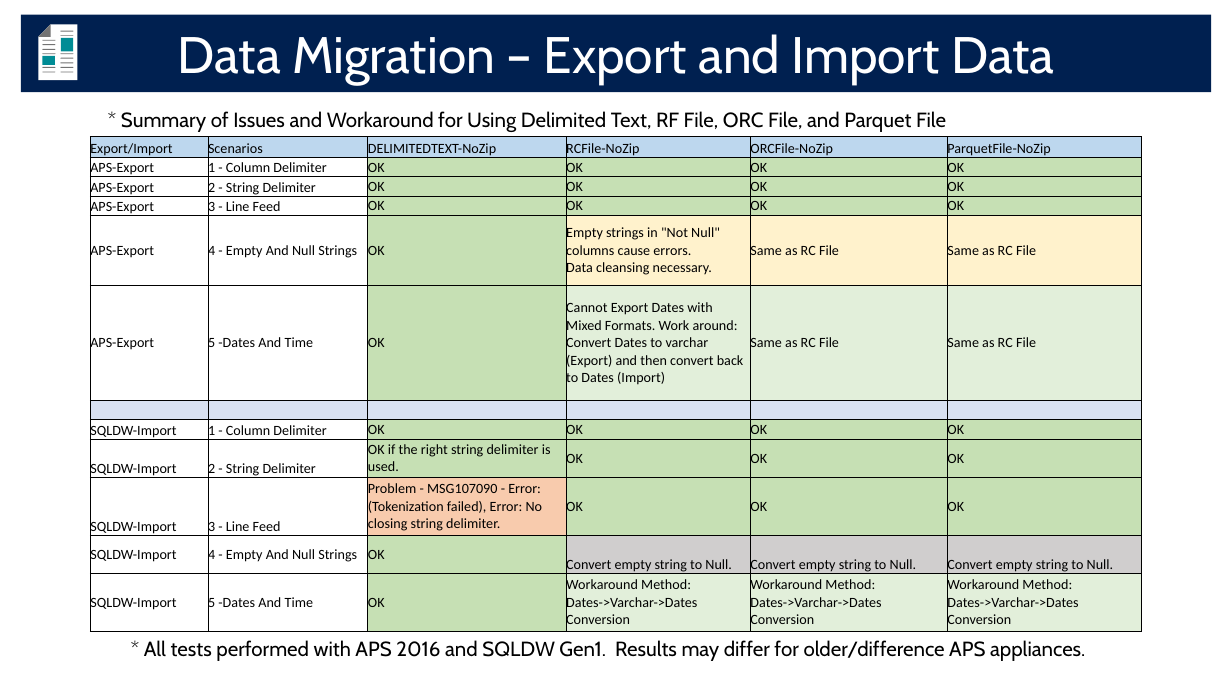
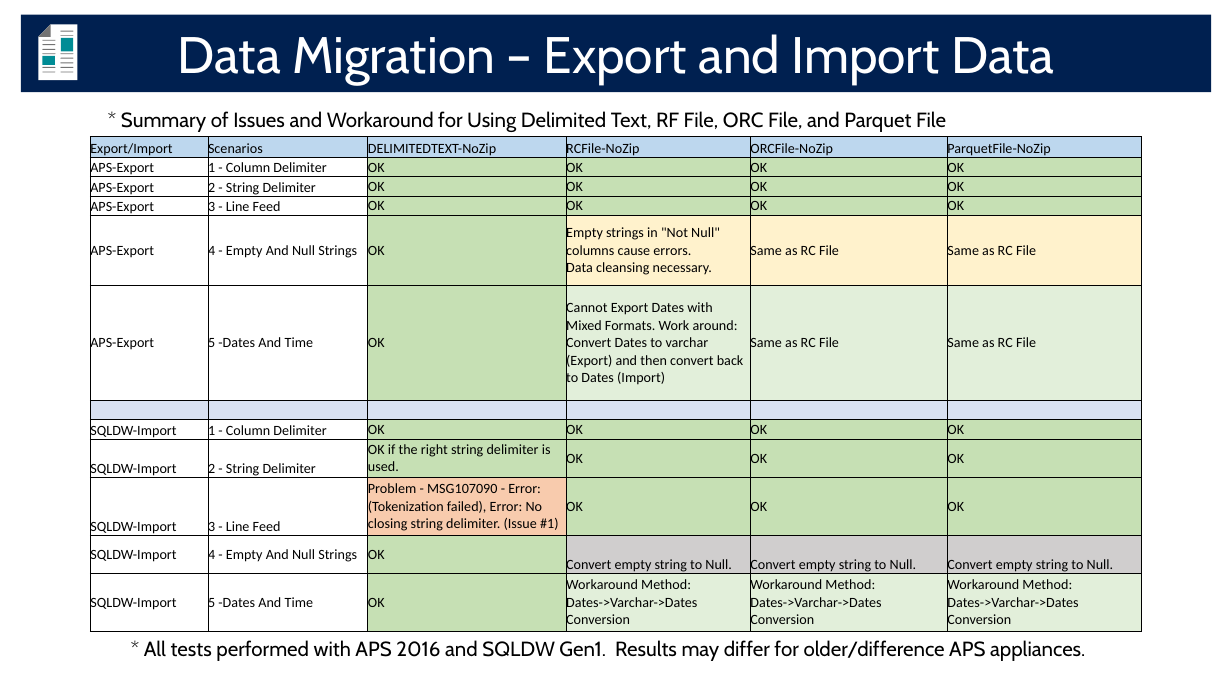
Before and after one commit to microsoft/AzureDWScriptsandUtilities, a slide deck: slide 46 of APS to SQL DW Migration - Schema and Data Migration with PolyBase/APS2SQLDW_Migration.pptx. Drawn at 1232x693 pixels with LibreOffice and Linux fonts; fonts in the diff are those of the drawing; background and template pictures are left out. Boxes give left, top, right and bottom in pixels: in the first picture for what was removed or moved away, otherwise in the second. Text is boxed around its words. In the diff, an @@ line names an element or a change of style, - is before the commit and + after.

```diff
--- a/APS to SQL DW Migration - Schema and Data Migration with PolyBase/APS2SQLDW_Migration.pptx
+++ b/APS to SQL DW Migration - Schema and Data Migration with PolyBase/APS2SQLDW_Migration.pptx
@@ table at box(91, 137, 1141, 632) @@
-row 10, column 3: Problem - MSG107090 - Error: (Tokenization failed), Error: No closing string delimiter.
+row 10, column 3: Problem - MSG107090 - Error: (Tokenization failed), Error: No closing string delimiter. (Issue #1)
```
Also in this commit, not shown: 11 other slides changed, 1 slide added, 1 slide removed.
